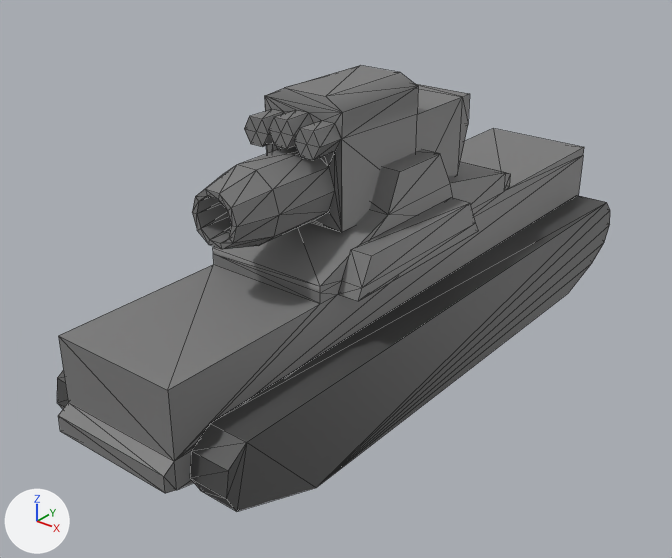
Two versions of the FBX model Don't Tread on Me/Assets/Prefabs/Tanks/KarlGerat.fbx, one commit apart.
One viewpoint serves both versions: a camera (50 mm lens) standing at (6.63, -9.19, 6.56) and looking at (-0.18, -0.68, 1.28). Lighting does not change. The marker at lower left points along +X, +Y and +Z. Mesh edges are drawn as thin lines. Where no turn or scale is listed for an object, it has been applied to the vertices. Vertices at the same position are counted once.

The first picture shows 'Cannon', 'Chassis', 'TreadL', 'TreadR'.
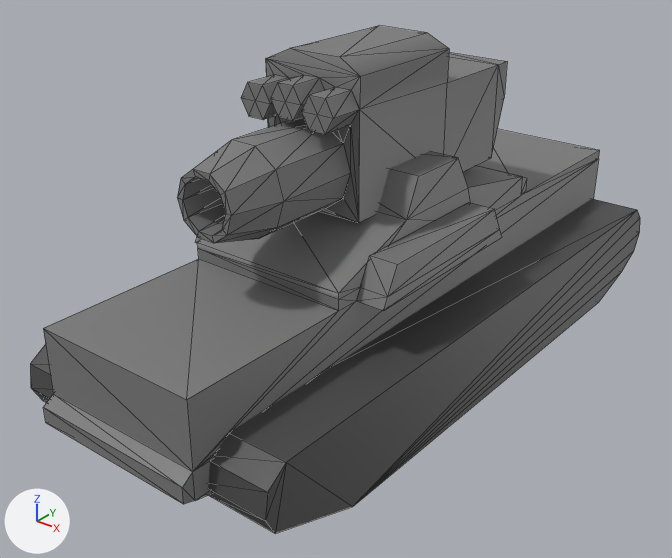
Where the newer file only moved an object's origin or applied its transform, the numbers keep the older frame.

Changed parts and their boxes (x1, y1, x2, y2) in the pictures (672 x 558 px):
'Chassis', rescaled
    before: (58, 128, 584, 493)
    after: (43, 129, 600, 504)
'TreadL', moved, rescaled
    before: (190, 195, 610, 511)
    after: (208, 199, 640, 533)
'Cannon', reshaped (19% wider, 17% taller)
    before: (192, 65, 470, 250)
    after: (177, 26, 507, 243)
'TreadR', rescaled, moved
    before: (57, 370, 68, 408)
    after: (30, 344, 53, 403)

What the commit changed:
me_mesh_003 has 114 vertices, 224 faces and spans x -0.59..0.54, y -2.93..1.19, z 0.43..1.95.
me_mesh_003 is used by ob_cannon; location (0.0, 0.0, 1.97).
me_mesh_003 part 1: the whole mesh is multiplied about its middle by the matrix ((1.206, 0.0, 0.0), (0.0, 1.206, 0.0), (0.0, 0.0, 1.206)), then moved by (0.0, 0.29, 0.25).
Object 'TreadR' (ob_treadr) moves from (-105.8, 0.476, -1.634) to (-100.9, 0.476, -1.634).
Object 'TreadR' (ob_treadr) is rescaled from (1.0, 1.0, 1.0) to (1.4, 1.0, 1.0).
Object 'Chassis' (ob_chassis) is rescaled from (0.01, 0.01, 0.01) to (0.0131, 0.01, 0.01).
Object 'TreadL' (ob_treadl) moves from (109.6, 0.476, -1.634) to (106.7, 0.476, -1.634).
Object 'TreadL' (ob_treadl) is rescaled from (1.0, 1.0, 1.0) to (1.4, 1.0, 1.0).
